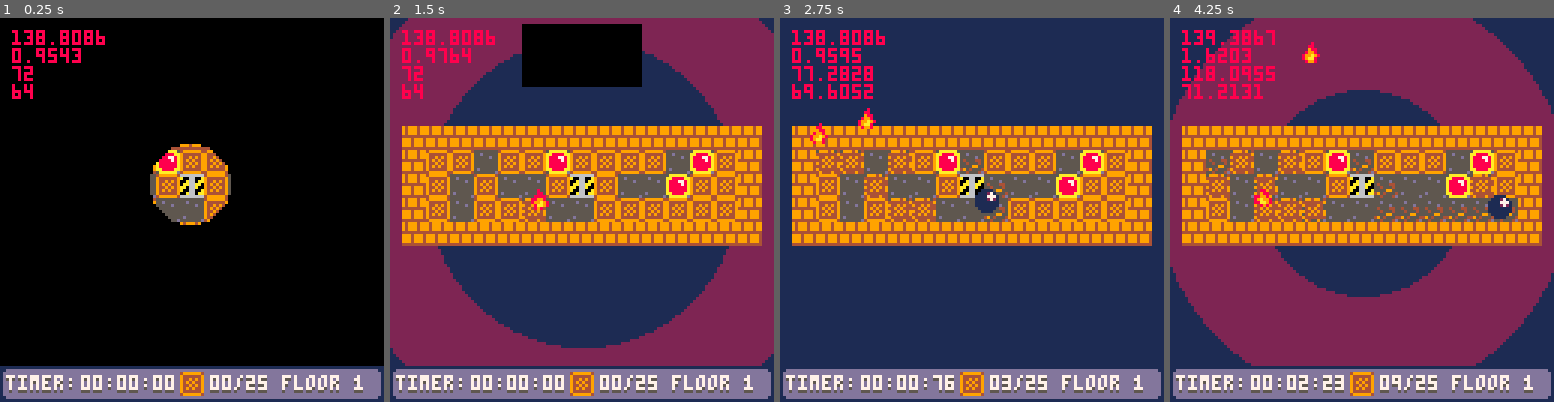
Above: before the commit, frames 1-4 (left to right).
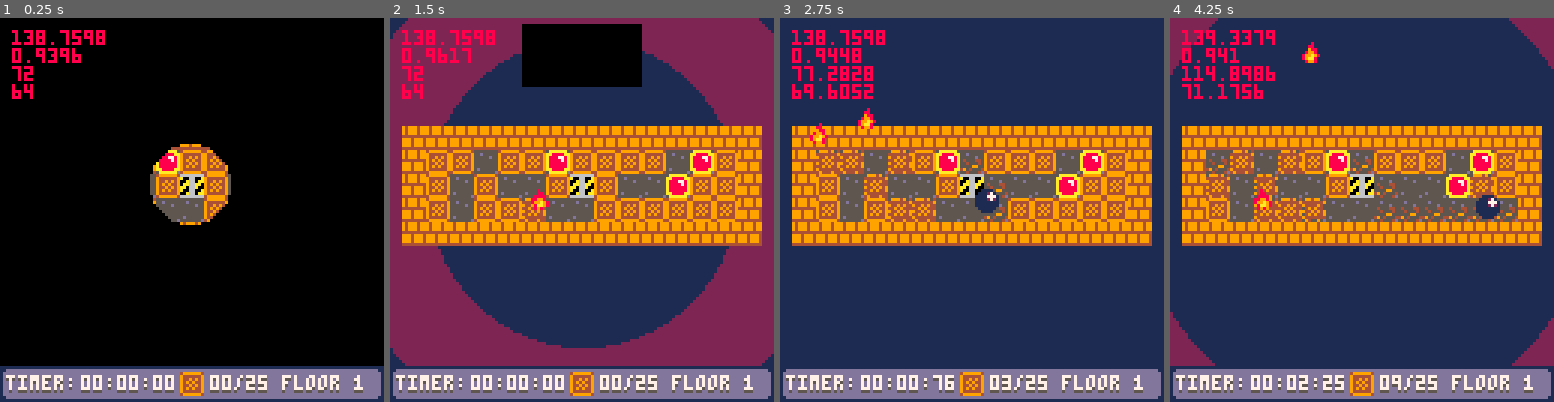
Above: after the commit, the same moments.

Repository: SHKBRD/P8CrateBall
Game: PICO-8 cartridge balltest24.p8
Two runs of this game, one before a commit and one after it. Both use one fixed random seed, a clock stepped at 60 frames per second and the inputs below.
Inputs:
- Up to frame 1 (0.25 s): no input
- Up to frame 2 (1.5 s): tap X (X key) at 0.33, 1.07 s; tap O (Z key) at 0.7 s
- Up to frame 3 (2.75 s): hold Right 1.6-2.1 s; tap O (Z key) at 1.7, 2.1, 2.5 s; tap X (X key) at 1.85 s; hold Up 2.15-2.42 s; hold Right from 2.47 s (still down)
- Up to frame 4 (4.25 s): tap O (Z key) every 0.4 s from 2.9 to 4.1 s; tap X (X key) at 2.97, 4.08 s; release Right at 3.03 s; hold Left 3.08-3.58 s; hold Down 3.63-3.97 s; hold Right from 4.02 s (still down)

The runs differ from the first frame. In frame 1, 0.2% of the frame differs, in the area x 12-28%, y 3-11%; in frame 2, 0.2%; in frame 3, 0.1%; in frame 4, 48%, in the area x 0-100%, y 0-95%.

Commit message:
edit misc, spacing

Diff:
--- a/balltest24.p8
+++ b/balltest24.p8
@@ -375,7 +375,7 @@
 end
 
 function _draw()
- cls(0)
+ --cls(0)
 
  camera(camabs.x + camoff[1], camabs.y + camoff[2])
 
